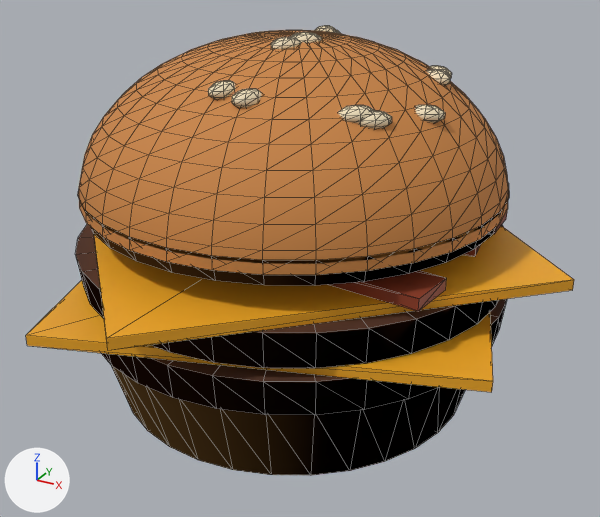
Renders of the glTF model public/modelos/burger-doble-picante.glb from each side of a commit.
Rendered twice from a camera (50 mm lens) standing at (0.1328, -0.2373, 0.165) and looking at (0.0048, -0.0045, 0.0487). The lights are fixed; the arrows at lower left show +X, +Y and +Z. The first picture is the older version. Mesh edges are drawn as thin lines. Vertices at exactly the same position are counted once.
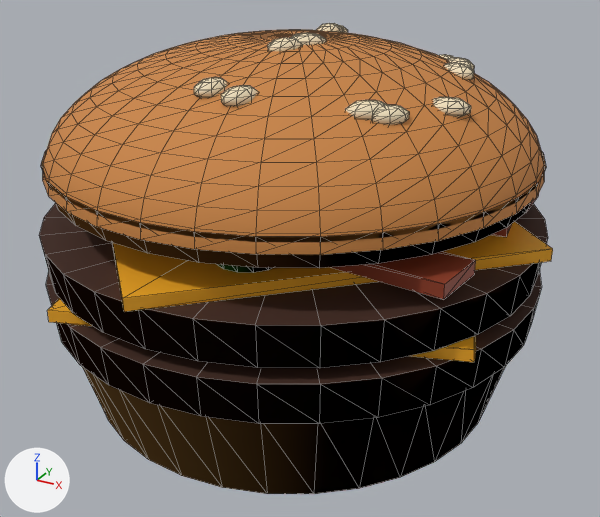
What differs and where, as boxes [x1, y1, x2, y2] in the pictures (600 x 517 px; the box of a moved part takes in the faces that stretch with it):
'Mesh_0', reshaped (6% narrower)
    before: [26, 25, 574, 475]
    after: [39, 23, 553, 494]
part 1 of me_mesh_0, moved or reshaped
    before: [101, 299, 507, 475]
    after: [46, 270, 542, 494]
part 2 of me_mesh_0, moved or reshaped
    before: [76, 224, 503, 369]
    after: [39, 203, 548, 368]
part 3 of me_mesh_0, moved or reshaped
    before: [26, 280, 493, 392]
    after: [47, 298, 475, 362]
part 4 of me_mesh_0, moved or reshaped
    before: [94, 226, 574, 350]
    after: [112, 221, 553, 312]
part 5 of me_mesh_0, moved or reshaped (mostly hidden afterwards)
    before: [493, 212, 507, 234]
    after: [527, 194, 539, 211]
part 6 of me_mesh_0, moved or reshaped (mostly hidden)
    before: [464, 244, 481, 256]
    after: [492, 224, 512, 237]
part 7 of me_mesh_0, moved or reshaped
    before: [330, 271, 446, 311]
    after: [330, 252, 476, 299]
part 8 of me_mesh_0, moved or reshaped (not visible before)
    after: [217, 264, 272, 273]
part 9 of me_mesh_0, moved or reshaped
    before: [78, 183, 509, 286]
    after: [41, 151, 546, 268]
part 10 of me_mesh_0, moved or reshaped
    before: [79, 30, 508, 275]
    after: [42, 30, 544, 255]
part 11 of me_mesh_0, moved or reshaped
    before: [208, 81, 236, 99]
    after: [194, 77, 227, 98]
part 12 of me_mesh_0, moved or reshaped
    before: [430, 66, 452, 78]
    after: [448, 57, 474, 70]
part 13 of me_mesh_0, moved or reshaped
    before: [359, 111, 392, 129]
    after: [371, 104, 409, 125]
part 14 of me_mesh_0, moved or reshaped
    before: [314, 25, 337, 33]
    after: [316, 23, 342, 32]
part 15 of me_mesh_0, moved or reshaped
    before: [427, 70, 451, 86]
    after: [444, 63, 474, 80]
part 16 of me_mesh_0, moved or reshaped
    before: [415, 105, 445, 123]
    after: [433, 97, 471, 117]
part 17 of me_mesh_0, moved or reshaped (not visible before)
    after: [339, 25, 348, 33]
part 18 of me_mesh_0, moved or reshaped
    before: [232, 32, 322, 108]
    after: [221, 32, 326, 106]
part 19 of me_mesh_0, moved or reshaped
    before: [338, 105, 375, 123]
    after: [345, 100, 386, 120]
part 20 of me_mesh_0, moved or reshaped (not visible before)
    after: [439, 54, 454, 59]

Diff of the bpy script that builds the scene:
```diff
--- a/public/modelos/burger-doble-picante.glb.py
+++ b/public/modelos/burger-doble-picante.glb.py
@@ me_mesh_0 @@
-me_mesh_0.from_pydata(...)  # 1379 vertices, 2368 faces; spans x -0.096..0.096, y -0.096..0.096, z 0.0..0.126
+me_mesh_0.from_pydata(...)  # 1379 vertices, 2368 faces; spans x -0.089..0.089, y -0.089..0.089, z 0.0..0.126
+# me_mesh_0 part 1: the loose piece of 135 vertices spanning x -0.075..0.075, y -0.075..0.075, z 0.0..0.041 is scaled about the mesh origin by 1.14
+# me_mesh_0 part 2: the loose piece of 68 vertices spanning x -0.075..0.075, y -0.075..0.075, z 0.045..0.057 is scaled about the mesh origin by 1.14
+# me_mesh_0 part 3: the loose piece of 8 vertices spanning x -0.086..0.086, y -0.086..0.086, z 0.041..0.045 is scaled about the mesh origin by (0.924, 0.924, 1.14)
+# me_mesh_0 part 4: the loose piece of 8 vertices spanning x -0.096..0.096, y -0.096..0.096, z 0.057..0.06 is scaled about the mesh origin by (0.924, 0.924, 1.14)
+# me_mesh_0 part 5: the loose piece of 8 vertices spanning x -0.065..0.065, y 0.017..0.039, z 0.06..0.064 is scaled about the mesh origin by 1.14
+# me_mesh_0 part 6: the loose piece of 8 vertices spanning x -0.065..0.065, y -0.017..0.017, z 0.06..0.064 is scaled about the mesh origin by 1.14
+# me_mesh_0 part 7: the loose piece of 8 vertices spanning x -0.065..0.065, y -0.043..-0.012, z 0.06..0.064 is scaled about the mesh origin by 1.14
+# me_mesh_0 part 8: the loose piece of 28 vertices spanning x 0.005..0.022, y -0.05..-0.034, z 0.064..0.068 is scaled about its middle by 1.14, then moved by (0.006, -0.018, 0.009)
+# me_mesh_0 part 9: the loose piece of 67 vertices spanning x -0.072..0.072, y -0.072..0.072, z 0.068..0.077 is scaled about the mesh origin by 1.14
+# me_mesh_0 part 10: the loose piece of 397 vertices spanning x -0.072..0.072, y -0.072..0.072, z 0.073..0.124 is scaled about its middle by (1.14, 1.14, 0.792), then moved by (0.0, 0.0, 0.005)
+# me_mesh_0 part 11: the loose piece of 34 vertices spanning x -0.003..0.004, y -0.047..-0.036, z 0.111..0.117 is moved by (0.0, -0.006, 0.002)
+# me_mesh_0 part 12: the loose piece of 34 vertices spanning x 0.035..0.045, y 0.021..0.029, z 0.108..0.113 is moved by (0.006, 0.004, 0.002)
+# me_mesh_0 part 13: the loose piece of 34 vertices spanning x 0.037..0.046, y -0.035..-0.026, z 0.105..0.111 is moved by (0.006, -0.004, 0.003)
+# me_mesh_0 part 14: the loose piece of 34 vertices spanning x -0.004..0.003, y 0.017..0.028, z 0.119..0.124 is moved by (0.0, 0.003, 0.0)
+# me_mesh_0 part 15: the loose piece of 34 vertices spanning x 0.038..0.049, y 0.009..0.016, z 0.109..0.115 is moved by (0.006, 0.002, 0.002)
+# me_mesh_0 part 16: the loose piece of 34 vertices spanning x 0.046..0.056, y -0.017..-0.01, z 0.104..0.11 is moved by (0.007, -0.002, 0.003)
+# me_mesh_0 part 17: the loose piece of 34 vertices spanning x -0.006..0.001, y 0.024..0.035, z 0.116..0.122 is moved by (0.0, 0.004, 0.001)
+# me_mesh_0 part 18: 102 of the vertices in x 0.001..0.013, y -0.048..-0.002, z 0.11..0.126 are multiplied about their middle by the matrix ((1.119, 0.011, -0.046), (-0.007, 1.116, 0.089), (0.046, -0.088, 1.116)), then moved by (0.001, -0.004, 0.001)
+# me_mesh_0 part 19: 34 of the vertices in x 0.033..0.042, y -0.037..-0.028, z 0.107..0.112 are moved by (0.005, -0.005, 0.003)
+# me_mesh_0 part 20: 34 of the vertices in x 0.025..0.034, y 0.04..0.049, z 0.104..0.109 are moved by (0.004, 0.006, 0.003)
+# other edits to the shape of me_mesh_0 do not show in these pictures
 me_mesh_0.materials.append(mat_pan)
```
